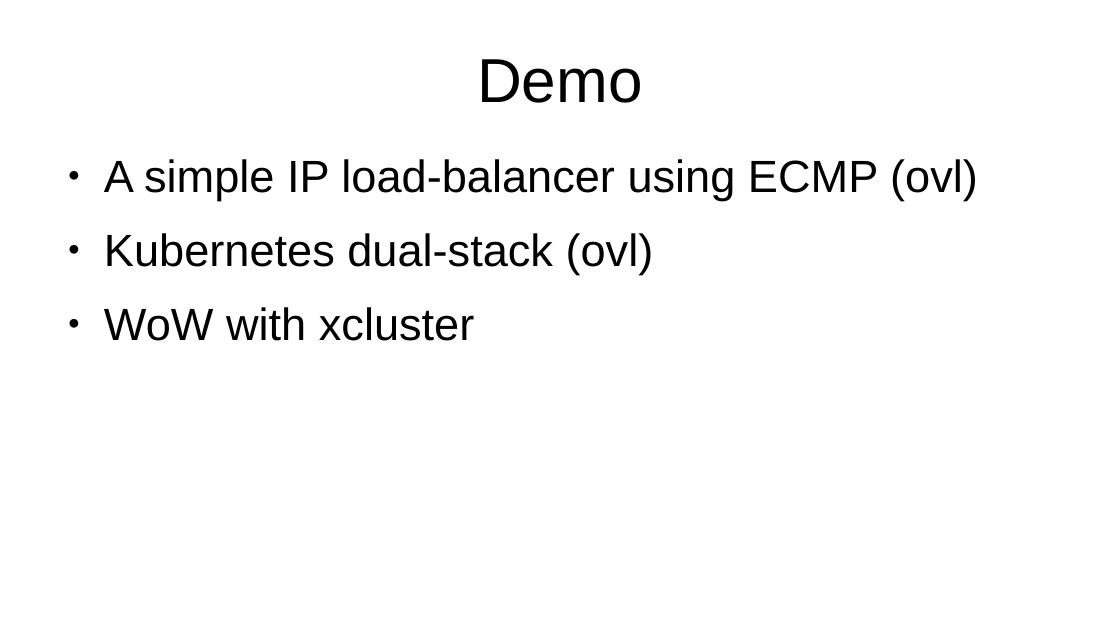
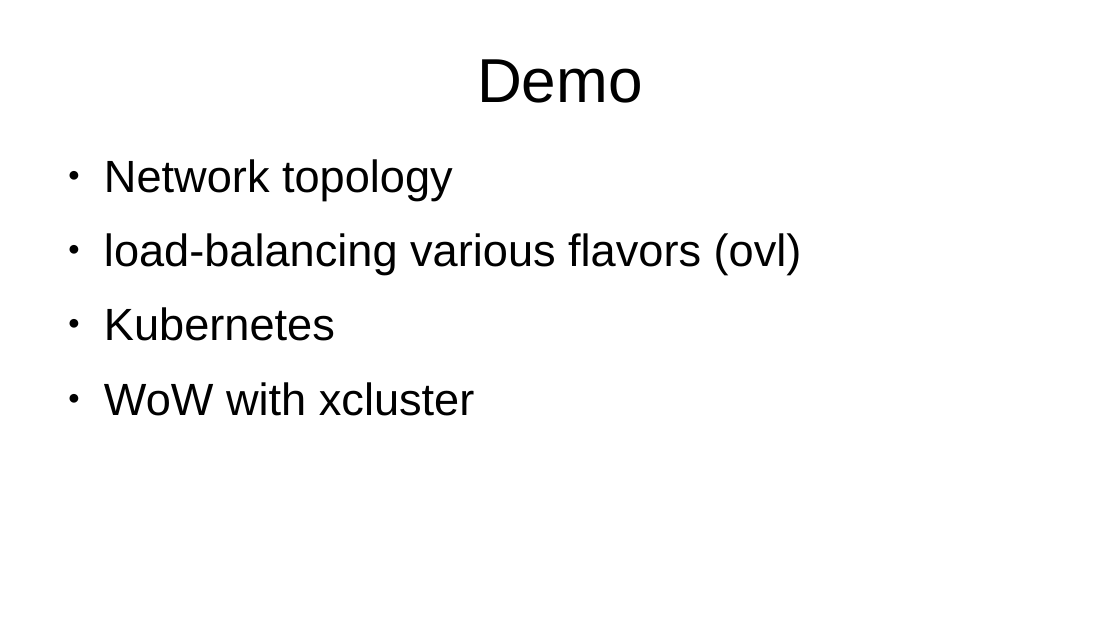
Before and after one commit to Nordix/xcluster, a slide deck: slide 4 of doc/demo-xcluster.odp. Drawn at 1120x630 pixels with LibreOffice and Linux fonts; fonts in the diff are those of the drawing. Boxes give left, top, right and bottom in pixels: in the first picture for what was removed or moved away, otherwise in the second. Text is boxed around its words. In the diff, an @@ line names an element or a change of style, - is before the commit and + after.

```diff
--- a/doc/demo-xcluster.odp
+++ b/doc/demo-xcluster.odp
@@ text at (104, 159, 802, 341): text changed @@
-● A simple IP load-balancer using ECMP (ovl)
-● Kubernetes dual-stack (ovl)
+● Network topology
+● load-balancing various flavors (ovl)
+● Kubernetes
```
Also in this commit, not shown: 3 other slides changed.
